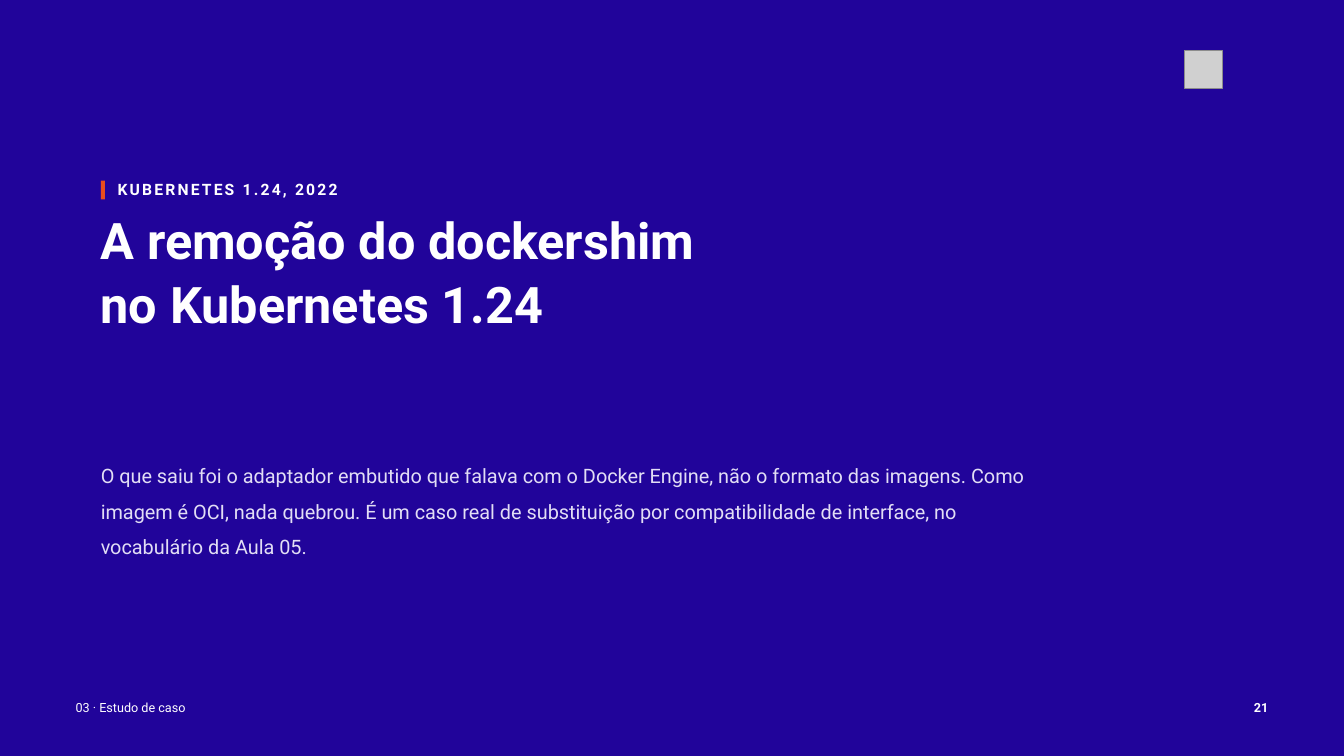
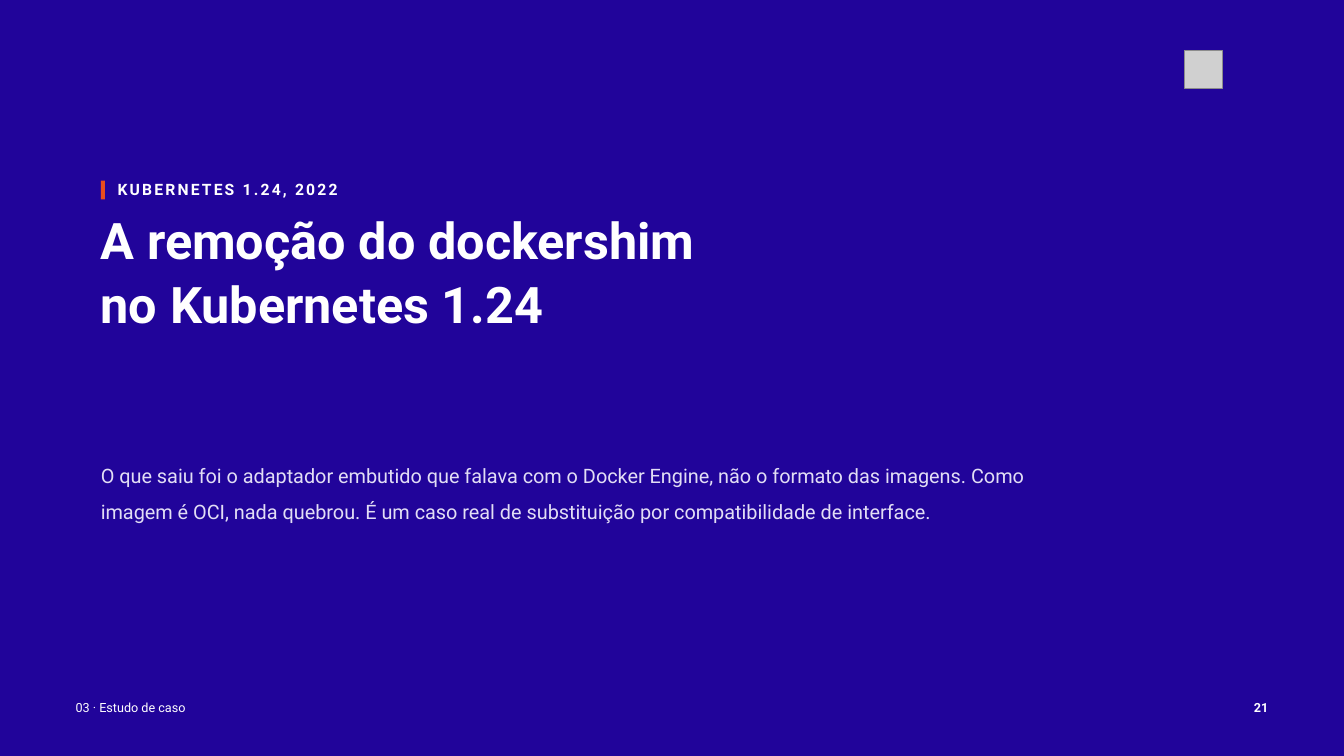
Before and after one commit to tcpassos/invite-app, a slide deck: slide 21 of trabalhos/T1-Docker-Invite-People.pptx. Drawn at 1344x756 pixels with LibreOffice and Linux fonts; fonts in the diff are those of the drawing; grey boxes stand for pictures. Boxes give left, top, right and bottom in pixels: in the first picture for what was removed or moved away, otherwise in the second. Text is boxed around its words. In the diff, an @@ line names an element or a change of style, - is before the commit and + after.

Commit message:
docs: ancora a legenda do diagrama acima do rodape e reduz as citacoes de aula nos slides

```diff
--- a/trabalhos/T1-Docker-Invite-People.pptx
+++ b/trabalhos/T1-Docker-Invite-People.pptx
@@ text at [101,468,1024,524]: text changed @@
-O que saiu foi o adaptador embutido que falava com o Docker Engine, não o formato das imagens. Como imagem é OCI, nada quebrou. É um caso real de substituição por compatibilidade de interface, no vocabulário da Aula 05.
+O que saiu foi o adaptador embutido que falava com o Docker Engine, não o formato das imagens. Como imagem é OCI, nada quebrou. É um caso real de substituição por compatibilidade de interface.
```
Also in this commit, not shown: 6 other slides changed, 10 other files.
